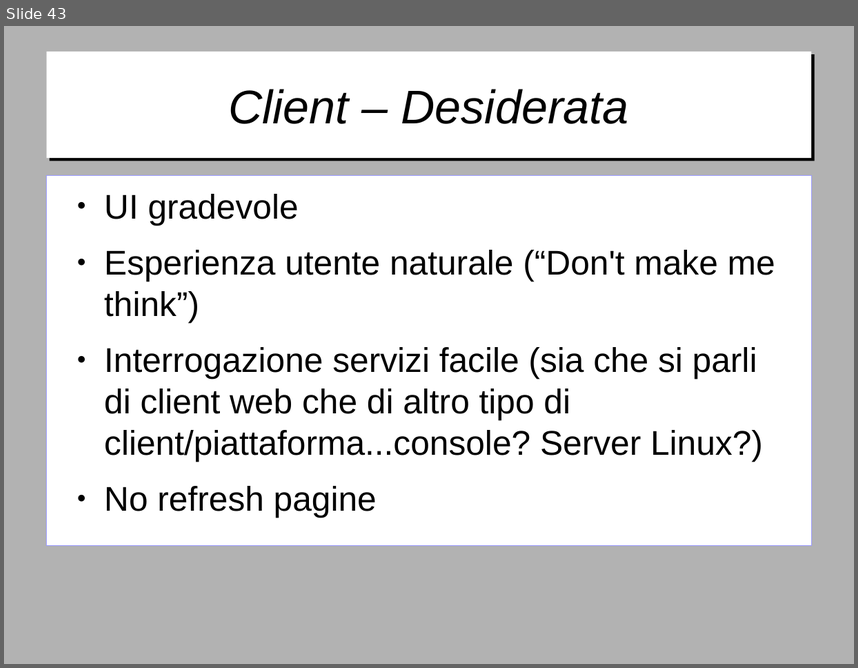
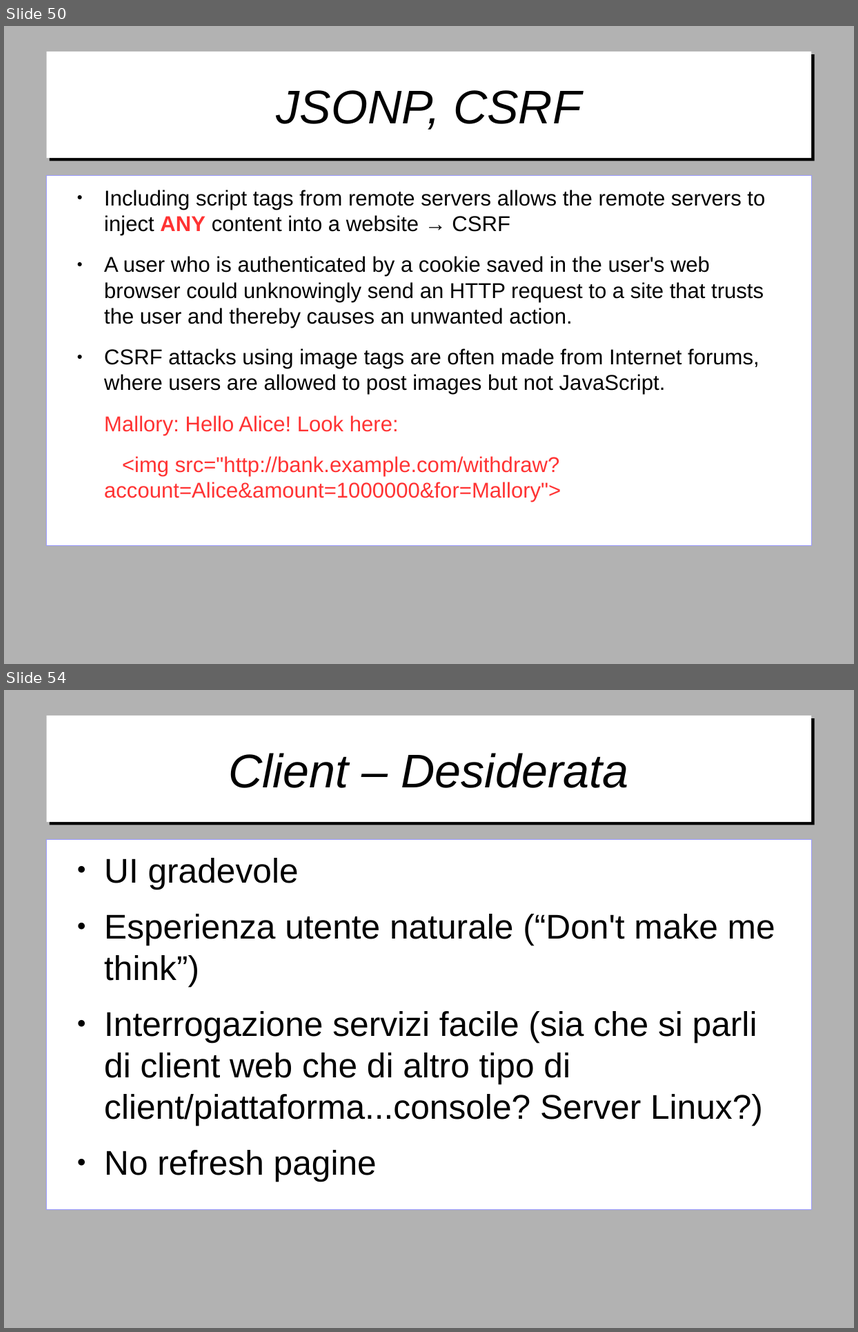
Before and after one commit to gitfer/ARXCourse, a slide deck: ARXCourse.odp. Shown one above the other, each under a label of ours: slide 43 before the commit, slides 50 and 54 after it; the slides between them are not shown. The pictures are 858x668 and 858x1332 pixels, drawn with LibreOffice and Linux fonts; fonts in the diff are those of the drawing; background and template pictures are left out. Boxes give left, top, right and bottom in pixels: in the first picture for what was removed or moved away, otherwise in the second. Text is boxed around its words. In the diff, an @@ line names an element or a change of style, - is before the commit and + after.

```diff
--- a/ARXCourse.odp
+++ b/ARXCourse.odp
@@ slide 50 added at (4,26,854,664), background #B2B2B2 @@
@@ title added at (46,52,812,158), fill #FFFFFF, 44 pt, text #000000, italic @@
+JSONP, CSRF
@@ text added at (46,175,812,545), fill #FFFFFF, outline #9999FF 0 pt, 20 pt, text #000000 @@
+● Including script tags from remote servers allows the remote servers to inject ANY content into a website → CSRF
+● A user who is authenticated by a cookie saved in the user's web browser could unknowingly send an HTTP request to a site that trusts the user and thereby causes an unwanted action.
+● CSRF attacks using image tags are often made from Internet forums, where users are allowed to post images but not JavaScript.
+Mallory: Hello Alice! Look here:
+<img src="http://bank.example.com/withdraw?account=Alice&amount=1000000&for=Mallory">
@@ what was slide 43 is now slide 54 @@
```
Also in this commit, not shown: 1 slide changed, 10 other slides added.
